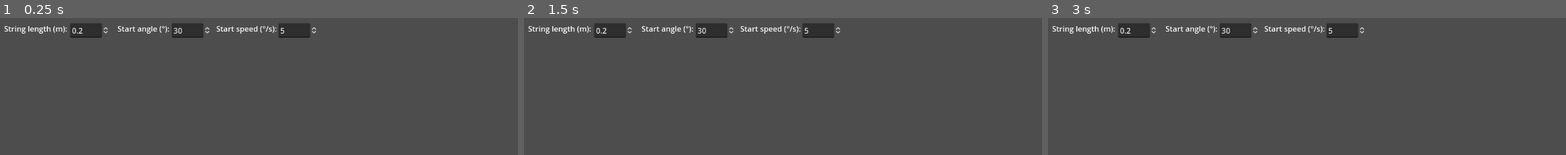
Above: before the commit, frames 1-3 (left to right).
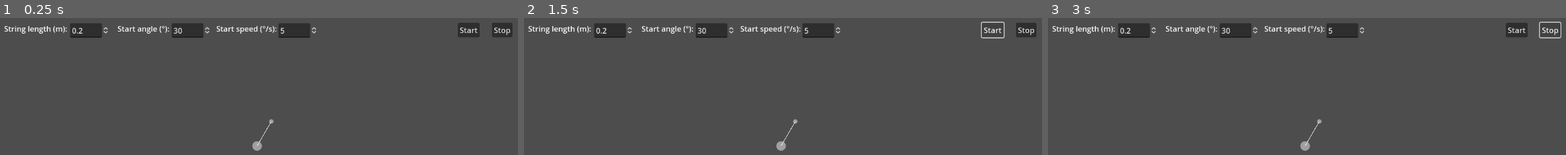
Above: after the commit, the same moments.

Repository: NemoNology/Computer-Modeling
Game: Godot game, scene res://main_scene.tscn
Two runs of this game, one before a commit and one after it. Both use one fixed random seed, a clock stepped at 60 frames per second and the inputs below.
Inputs (mouse positions are in pixels of both pictures, inside the frame that each line leads up to):
- Up to frame 1 (0.25 s): no input
- Up to frame 2 (1.5 s): click (1026, 30) at 0.5 s, where only the run after the commit has a clickable "Stop"; click (990, 30) at 1.25 s, where only the run after the commit has a clickable "Start"
- Up to frame 3 (3 s): click (1514, 30) at 2 s, where only the run after the commit has a clickable "Start"; click (1550, 30) at 2.75 s, where only the run after the commit has a clickable "Stop"

The runs differ from the first frame. In frame 1, 0.9% of the frame differs, in the area x 48-99%, y 3-98%; in frame 2, 0.7%; in frame 3, 0.7%.

Commit message:
Build 0.5

Diff:
--- /dev/null
+++ b/Lab-s/4/Godot/Line2D.gd
@@ -0,0 +1,16 @@
+extends Line2D
+
+var point = Vector2.ZERO;
+
+func _ready():
+
+	width = 1;
+
+
+func _physics_process(delta):
+
+	point = get_parent().position;
+
+	clear_points();
+	add_point(Vector2.ZERO);
+	add_point(point.rotated(deg_to_rad(180)));
--- a/Lab-s/4/Godot/ball.gd
+++ b/Lab-s/4/Godot/ball.gd
@@ -10,9 +10,26 @@
 var amplituda: float;
 var startPhase: float;
 
+var isSimulationProcessing: bool = false;
+
+
 func _on_ready():
 
+
 	Recalculate();
+	position.y = _stringLength * 3e2;
+	Rotate(_startAngleDegree);
+	print(position)
+
+
+
+func _physics_process(delta):
+
+	if (!isSimulationProcessing):
+		return;
+
+
+
 
 
 
@@ -21,3 +38,8 @@
 	frequency = sqrt(_stringLength / g);
 	startPhase = atan(-_startSpeed / (_stringLength * frequency * _startAngleDegree));
 	amplituda = sqrt(_startAngleDegree**2 + _startSpeed**2 / (_stringLength * frequency)**2);
+
+
+func Rotate(angleDegree: float):
+
+	position = position.rotated(deg_to_rad(angleDegree));
--- a/Lab-s/4/Godot/ball.tscn
+++ b/Lab-s/4/Godot/ball.tscn
@@ -1,7 +1,8 @@
-[gd_scene load_steps=4 format=3 uid="uid://cepknk4u1rn5l"]
+[gd_scene load_steps=5 format=3 uid="uid://cepknk4u1rn5l"]
 
 [ext_resource type="Script" path="res://ball.gd" id="1_6xkp2"]
 [ext_resource type="Texture2D" uid="uid://8fiq0weps5x3" path="res://SphereSprite.png" id="1_ne2bp"]
+[ext_resource type="Script" path="res://Line2D.gd" id="3_6qelv"]
 
 [sub_resource type="CircleShape2D" id="CircleShape2D_vqjyk"]
 
@@ -15,4 +16,7 @@
 scale = Vector2(0.4, 0.4)
 texture = ExtResource("1_ne2bp")
 
+[node name="Line2D" type="Line2D" parent="."]
+script = ExtResource("3_6qelv")
+
 [connection signal="ready" from="." to="." method="_on_ready"]
--- a/Lab-s/4/Godot/main_scene.tscn
+++ b/Lab-s/4/Godot/main_scene.tscn
@@ -1,4 +1,7 @@
-[gd_scene format=3 uid="uid://crixug624h05h"]
+[gd_scene load_steps=3 format=3 uid="uid://crixug624h05h"]
+
+[ext_resource type="Texture2D" uid="uid://8fiq0weps5x3" path="res://SphereSprite.png" id="1_g3pp8"]
+[ext_resource type="PackedScene" uid="uid://cepknk4u1rn5l" path="res://ball.tscn" id="1_r2c04"]
 
 [node name="MainScene" type="Node2D"]
 
@@ -78,6 +81,33 @@
 offset_bottom = 31.0
 value = 5.0
 
+[node name="Buttoms" type="Control" parent="UI"]
+anchors_preset = 0
+offset_left = 393.0
+offset_top = -209.0
+offset_right = 433.0
+offset_bottom = -169.0
+
+[node name="start" type="Button" parent="UI/Buttoms"]
+layout_mode = 0
+offset_right = 8.0
+offset_bottom = 8.0
+text = "Start
+"
+
+[node name="stop" type="Button" parent="UI/Buttoms"]
+layout_mode = 0
+offset_left = 72.0
+offset_right = 115.0
+offset_bottom = 31.0
+text = "Stop"
+
 [node name="Camera2D" type="Camera2D" parent="."]
 position = Vector2(0, 105)
 scale = Vector2(1, 0.251917)
+
+[node name="Start (0,0)" type="Sprite2D" parent="."]
+scale = Vector2(0.184539, 0.184539)
+texture = ExtResource("1_g3pp8")
+
+[node name="Ball" parent="." instance=ExtResource("1_r2c04")]
